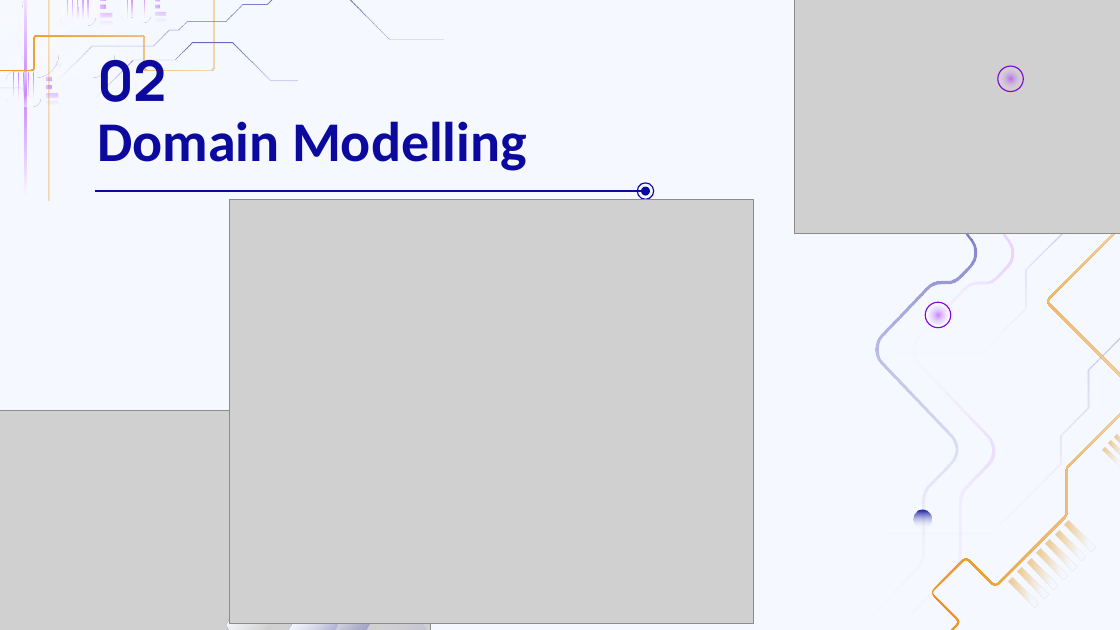
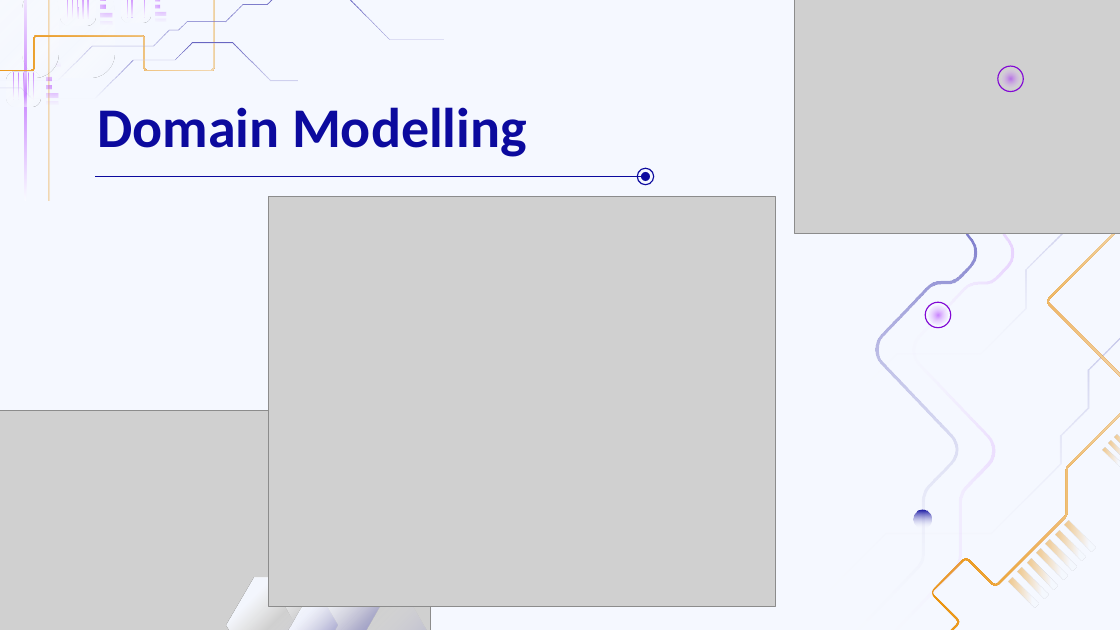
Before and after one commit to MarcoGasparini00/DataCrafters, a slide deck: slide 6 of presentation/DB2.pptx. Drawn at 1120x630 pixels with LibreOffice and Linux fonts; fonts in the diff are those of the drawing; grey boxes stand for pictures. Boxes give left, top, right and bottom in pixels: in the first picture for what was removed or moved away, otherwise in the second. Text is boxed around its words. In the diff, an @@ line names an element or a change of style, - is before the commit and + after.

```diff
--- a/presentation/DB2.pptx
+++ b/presentation/DB2.pptx
@@ title removed at (x1=97, y1=49, x2=167, y2=102) @@
-02
@@ 2 ellipses, 1 title, 1 line moved together from (x1=95, y1=121, x2=654, y2=199) to (x1=95, y1=107, x2=654, y2=185) @@
@@ picture resized from (x1=230, y1=199, x2=754, y2=624) to (x1=269, y1=196, x2=776, y2=606) @@
```
Also in this commit, not shown: 9 other slides changed, 7 slides added, 1 slide removed.
